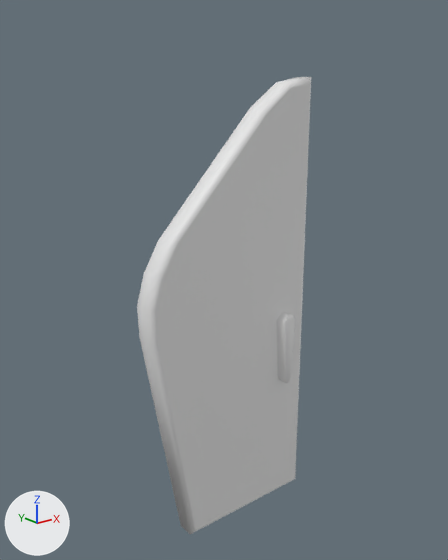
Two versions of the FBX model Assets/Art/Environment/Meshes/SM_ArchDoorL.fbx, one commit apart.
One viewpoint serves both versions: a camera (50 mm lens) standing at (-1.64, -3.35, 3.51) and looking at (1.23, 0.24, 2.07). Arrows for +X, +Y and +Z are at lower left; the lights stay in place. Where no turn or scale is listed for an object, it has been applied to the vertices.

In view in the first picture: 'SM_ArchDoorL'.
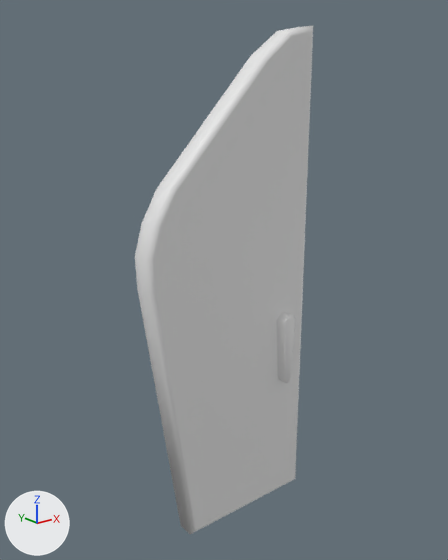
What differs and where, as boxes (x1, y1, x2, y2) in the pictures (448 x 560 px; the box of a moved part takes in the faces that stretch with it):
'SM_ArchDoorL', reshaped (11% taller)
    before: (137, 77, 311, 534)
    after: (135, 26, 313, 534)
part 1 of me_cube_029, moved or reshaped
    before: (137, 241, 280, 534)
    after: (135, 189, 280, 534)
part 2 of me_cube_029, moved or reshaped
    before: (158, 77, 311, 320)
    after: (157, 26, 313, 320)

What the commit changed:
me_cube_029 has 136 vertices, 134 faces and spans x 0.47..2.0, y 0.02..0.38, z 0.0..3.57.
me_cube_029 is used by ob_sm_archdoorl; location (0.0, 0.0, 0.0).
me_cube_029 part 1: all 24 vertices in x 0.47..0.71, y 0.1..0.3, z 1.78..2.47 are moved by (0.0, 0.0, 0.36).
me_cube_029 part 2: all 18 vertices in x 1.5..2.0, y 0.1..0.3, z 3.31..3.57 are moved by (0.0, 0.0, 0.36).
